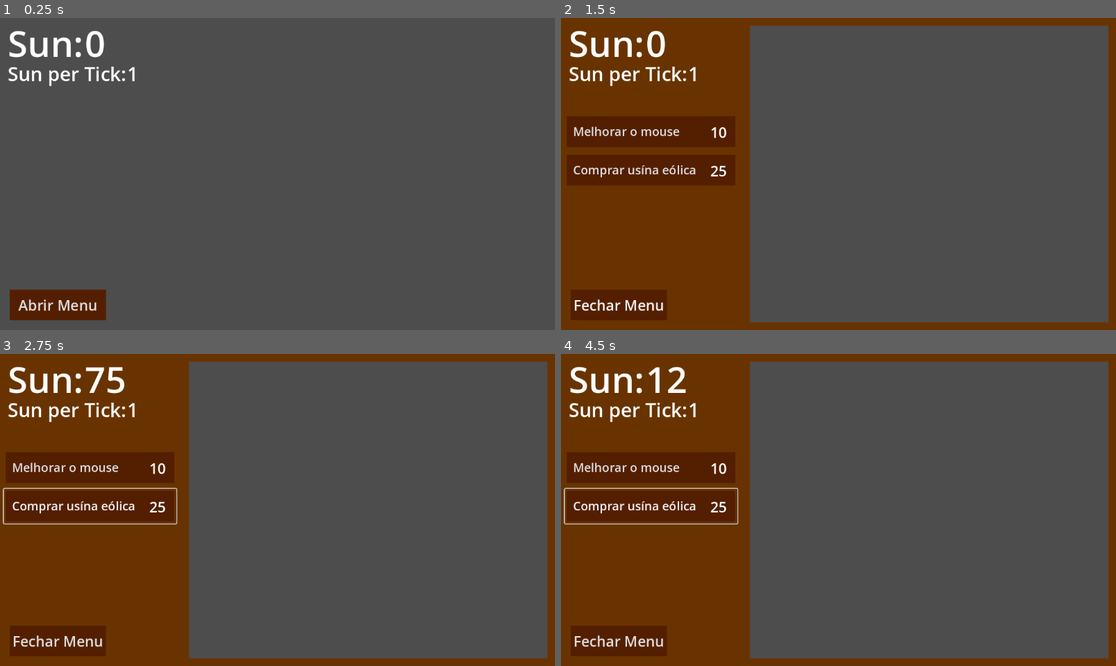
Above: before the commit, frames 1-4 (two rows, left to right).
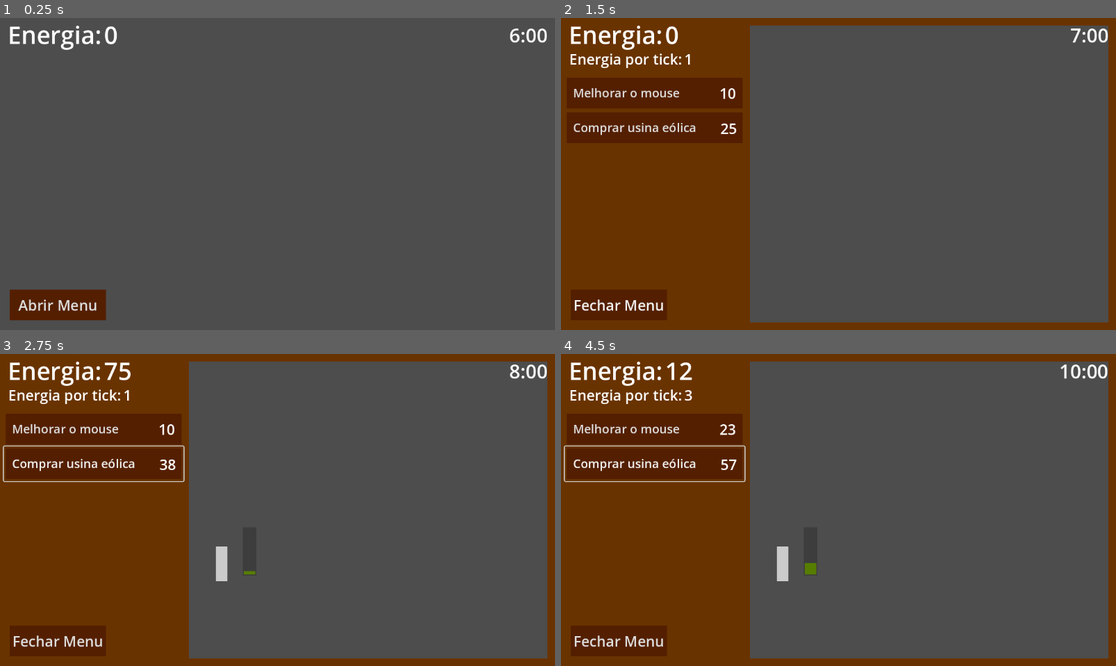
Above: after the commit, the same moments.

Repository: c-sandro/projetoAlvorada
Game: Godot game, scene res://Main.tscn
Two runs of this game, one before a commit and one after it. Both use one fixed random seed, a clock stepped at 60 frames per second and the inputs below.
Inputs (mouse positions are in pixels of both pictures, inside the frame that each line leads up to):
- Up to frame 1 (0.25 s): no input
- Up to frame 2 (1.5 s): tap Enter at 0.5 s; move the mouse to (932, 233) at 0.52 s; click "Abrir Menu" at 1.25 s
- Up to frame 3 (2.75 s): click "Comprar usína eólica" (after the commit: "Comprar usina eólica") at 2 s
- Up to frame 4 (4.5 s): click "Melhorar o mouse" at 2.75 s; click "Melhorar o mouse" at 3.5 s; click "Comprar usína eólica" (after the commit: "Comprar usina eólica") at 4.25 s

The runs differ from the first frame. In frame 1, 1.4% of the frame differs, in the area x 1-99%, y 2-22%; in frame 2, 2.9%; in frame 3, 4.0%; in frame 4, 4.1%, in the area x 0-99%, y 2-73%.
Error before the commit: Invalid assignment of property or key 'text' with value of type 'String' on a base object of type 'null instance'. (res://scripts/HUD.gd:19)

Commit message:
implementação das construções na tela ciclo de dia e noite barras de representação de tempo

Diff:
--- a/godot/Building.tscn
+++ /dev/null
@@ -1,6 +0,0 @@
-[gd_scene load_steps=2 format=3 uid="uid://bymkq2y7t28ek"]
-
-[ext_resource type="Script" path="res://scripts/Building.gd" id="1_83ra7"]
-
-[node name="TickTimer" type="Timer"]
-script = ExtResource("1_83ra7")
--- /dev/null
+++ b/godot/BuildingsManager.tscn
@@ -0,0 +1,28 @@
+[gd_scene load_steps=4 format=3 uid="uid://bwbar086b16s3"]
+
+[ext_resource type="Script" path="res://scripts/BuildingsManager.gd" id="1_xvyfi"]
+[ext_resource type="Script" path="res://classes/Building.gd" id="2_cp4ie"]
+[ext_resource type="PackedScene" uid="uid://drnybysl67mw5" path="res://classes/ScreenBuilding.tscn" id="2_exgfd"]
+
+[node name="BuildingsManager" type="Control"]
+layout_mode = 3
+anchors_preset = 0
+offset_right = 1152.0
+offset_bottom = 648.0
+mouse_filter = 2
+script = ExtResource("1_xvyfi")
+
+[node name="WindPower" type="Node" parent="."]
+
+[node name="WindPowerPlant" parent="WindPower" node_paths=PackedStringArray("buildingTimer") instance=ExtResource("2_exgfd")]
+offset_left = 448.0
+offset_top = 400.0
+offset_right = -680.0
+offset_bottom = -176.0
+color = Color(0.796078, 0.796078, 0.796078, 1)
+buildingTimer = NodePath("../WindPowerTimer")
+
+[node name="WindPowerTimer" type="Timer" parent="WindPower"]
+script = ExtResource("2_cp4ie")
+
+[connection signal="timeout" from="WindPower/WindPowerTimer" to="." method="_on_wind_power_timer_timeout"]
--- a/godot/HUD.tscn
+++ b/godot/HUD.tscn
@@ -6,106 +6,137 @@
 offsets = PackedFloat32Array(0.470968)
 colors = PackedColorArray(0.333333, 0.12549, 0, 1)
 
-[sub_resource type="GradientTexture2D" id="GradientTexture2D_3k8q2"]
+[sub_resource type="GradientTexture2D" id="GradientTexture2D_pw30r"]
 gradient = SubResource("Gradient_qoo1j")
 width = 200
 
-[node name="HUD" type="CanvasLayer"]
+[node name="HUD" type="Control"]
+layout_mode = 3
+anchors_preset = 15
+anchor_right = 1.0
+anchor_bottom = 1.0
+grow_horizontal = 2
+grow_vertical = 2
 script = ExtResource("1_iqnn1")
 
 [node name="Menu" type="Control" parent="."]
 visible = false
-layout_mode = 3
-anchors_preset = 0
-offset_right = 40.0
-offset_bottom = 40.0
+layout_mode = 1
+anchors_preset = 15
+anchor_right = 1.0
+anchor_bottom = 1.0
+grow_horizontal = 2
+grow_vertical = 2
 
 [node name="Frame" type="Control" parent="Menu"]
-anchors_preset = 0
-offset_right = 40.0
-offset_bottom = 40.0
+layout_mode = 1
+anchors_preset = 15
+anchor_right = 1.0
+anchor_bottom = 1.0
+grow_horizontal = 2
+grow_vertical = 2
 
 [node name="RightRect" type="ColorRect" parent="Menu/Frame"]
-layout_mode = 0
-offset_left = 1136.0
-offset_top = 16.0
-offset_right = 1152.0
-offset_bottom = 632.0
+layout_mode = 1
+anchors_preset = 11
+anchor_left = 1.0
+anchor_right = 1.0
+anchor_bottom = 1.0
+offset_left = -16.0
+grow_horizontal = 0
+grow_vertical = 2
 color = Color(0.411765, 0.2, 0, 1)
 
 [node name="UpRect" type="ColorRect" parent="Menu/Frame"]
-layout_mode = 0
-offset_left = 376.0
-offset_right = 1152.0
+layout_mode = 1
+anchors_preset = 10
+anchor_right = 1.0
 offset_bottom = 16.0
+grow_horizontal = 2
 color = Color(0.411765, 0.2, 0, 1)
 
 [node name="DownRect" type="ColorRect" parent="Menu/Frame"]
-layout_mode = 0
-offset_left = 376.0
-offset_top = 632.0
-offset_right = 1152.0
-offset_bottom = 648.0
+layout_mode = 1
+anchors_preset = 12
+anchor_top = 1.0
+anchor_right = 1.0
+anchor_bottom = 1.0
+offset_top = -16.0
+grow_horizontal = 2
+grow_vertical = 0
 color = Color(0.411765, 0.2, 0, 1)
 
 [node name="LeftRect" type="ColorRect" parent="Menu/Frame"]
-layout_mode = 0
+layout_mode = 1
+anchors_preset = 9
+anchor_bottom = 1.0
 offset_right = 392.0
-offset_bottom = 648.0
+grow_vertical = 2
 color = Color(0.411765, 0.2, 0, 1)
 
 [node name="CloseMenu" type="Button" parent="Menu"]
-layout_mode = 0
+layout_mode = 1
+anchors_preset = 2
+anchor_top = 1.0
+anchor_bottom = 1.0
 offset_left = 16.0
-offset_top = 560.0
+offset_top = -88.0
 offset_right = 224.0
-offset_bottom = 632.0
+offset_bottom = -16.0
+grow_vertical = 0
 theme_override_font_sizes/font_size = 30
 text = "Fechar Menu"
-icon = SubResource("GradientTexture2D_3k8q2")
+icon = SubResource("GradientTexture2D_pw30r")
 flat = true
 clip_text = true
 icon_alignment = 1
 
+[node name="SunPerTick" type="Label" parent="Menu"]
+layout_mode = 0
+offset_left = 256.0
+offset_top = 64.0
+offset_right = 273.0
+offset_bottom = 109.0
+theme_override_font_sizes/font_size = 30
+text = "1"
+
+[node name="Text" type="Label" parent="Menu/SunPerTick"]
+layout_mode = 0
+offset_left = -239.0
+offset_right = -5.0
+offset_bottom = 45.0
+theme_override_font_sizes/font_size = 30
+text = "Energia por tick:"
+
 [node name="SunCount" type="Label" parent="."]
-offset_left = 176.0
-offset_right = 219.0
-offset_bottom = 106.0
-theme_override_font_sizes/font_size = 75
+layout_mode = 0
+offset_left = 216.0
+offset_right = 245.0
+offset_bottom = 72.0
+theme_override_font_sizes/font_size = 50
 text = "0"
 
 [node name="Text" type="Label" parent="SunCount"]
 layout_mode = 0
-offset_left = -160.0
-offset_right = -2.0
-offset_bottom = 106.0
-theme_override_font_sizes/font_size = 75
-text = "Sun:"
-
-[node name="SunPerTick" type="Label" parent="."]
-offset_left = 264.0
-offset_top = 88.0
-offset_right = 288.0
-offset_bottom = 146.0
-theme_override_font_sizes/font_size = 40
-text = "1"
-
-[node name="Text" type="Label" parent="SunPerTick"]
-layout_mode = 0
-offset_left = -248.0
-offset_right = -3.0
-offset_bottom = 58.0
-theme_override_font_sizes/font_size = 40
-text = "Sun per Tick:"
+offset_left = -200.0
+offset_right = -4.0
+offset_bottom = 72.0
+theme_override_font_sizes/font_size = 50
+text = "Energia:"
 
 [node name="OpenMenu" type="Button" parent="."]
+layout_mode = 1
+anchors_preset = 2
+anchor_top = 1.0
+anchor_bottom = 1.0
 offset_left = 16.0
-offset_top = 560.0
+offset_top = -88.0
 offset_right = 224.0
-offset_bottom = 632.0
+offset_bottom = -16.0
+grow_vertical = 0
 theme_override_font_sizes/font_size = 30
 text = "Abrir Menu"
-icon = SubResource("GradientTexture2D_3k8q2")
+icon = SubResource("GradientTexture2D_pw30r")
 flat = true
 clip_text = true
 icon_alignment = 1
--- a/godot/Main.tscn
+++ b/godot/Main.tscn
@@ -1,9 +1,10 @@
-[gd_scene load_steps=12 format=3 uid="uid://bcavmedvv7ixd"]
+[gd_scene load_steps=9 format=3 uid="uid://bcavmedvv7ixd"]
 
 [ext_resource type="PackedScene" uid="uid://c8augt8na75pj" path="res://Sun.tscn" id="1_3evlm"]
-[ext_resource type="PackedScene" uid="uid://bikyg3dc6rmqf" path="res://HUD.tscn" id="1_akrkt"]
+[ext_resource type="PackedScene" uid="uid://c65tpy6cg0s5n" path="res://HUD.tscn" id="1_akrkt"]
 [ext_resource type="Script" path="res://scripts/MouseBar.gd" id="2_7purf"]
-[ext_resource type="PackedScene" uid="uid://dcspjthu713gd" path="res://SunEnergyManager.tscn" id="2_y7a5h"]
+[ext_resource type="PackedScene" uid="uid://bwbar086b16s3" path="res://BuildingsManager.tscn" id="3_1oy0q"]
+[ext_resource type="Script" path="res://scripts/SunEnergyManager.gd" id="5_khmhj"]
 
 [sub_resource type="CanvasItemMaterial" id="CanvasItemMaterial_0hwuq"]
 
@@ -13,41 +14,41 @@
 
 [sub_resource type="GradientTexture2D" id="GradientTexture2D_8p3oh"]
 gradient = SubResource("Gradient_etd4f")
-width = 350
-
-[sub_resource type="Gradient" id="Gradient_x811r"]
-offsets = PackedFloat32Array(1)
-colors = PackedColorArray(0.237539, 0.237539, 0.237539, 1)
-
-[sub_resource type="GradientTexture1D" id="GradientTexture1D_eqx6h"]
-gradient = SubResource("Gradient_x811r")
-
-[sub_resource type="Gradient" id="Gradient_s6sfx"]
-offsets = PackedFloat32Array(1)
-colors = PackedColorArray(0.341682, 0.491509, 0, 1)
-
-[sub_resource type="GradientTexture1D" id="GradientTexture1D_tjjaf"]
-gradient = SubResource("Gradient_s6sfx")
+width = 365
 
 [node name="Main" type="Node2D"]
 material = SubResource("CanvasItemMaterial_0hwuq")
-position = Vector2(10, 10)
 
 [node name="HUD" parent="." instance=ExtResource("1_akrkt")]
+anchors_preset = 0
+anchor_right = 0.0
+anchor_bottom = 0.0
+offset_right = 1152.0
+offset_bottom = 648.0
+grow_horizontal = 1
+grow_vertical = 1
 
 [node name="Buttons" type="Control" parent="HUD"]
 visible = false
-layout_mode = 3
-anchors_preset = 0
-offset_right = 40.0
-offset_bottom = 40.0
+layout_mode = 1
+anchors_preset = 15
+anchor_right = 1.0
+anchor_bottom = 1.0
+offset_right = -1152.0
+offset_bottom = -648.0
+grow_horizontal = 2
+grow_vertical = 2
 
 [node name="MouseUpgrade" type="Button" parent="HUD/Buttons"]
-layout_mode = 0
+layout_mode = 1
+anchors_preset = 4
+anchor_top = 0.5
+anchor_bottom = 0.5
 offset_left = 8.0
-offset_top = 200.0
-offset_right = 366.0
-offset_bottom = 272.0
+offset_top = 120.0
+offset_right = 381.0
+offset_bottom = 192.0
+grow_vertical = 2
 theme_override_font_sizes/font_size = 25
 text = "  Melhorar o mouse"
 icon = SubResource("GradientTexture2D_8p3oh")
@@ -57,22 +58,26 @@
 
 [node name="Price" type="Label" parent="HUD/Buttons/MouseUpgrade"]
 layout_mode = 0
-offset_left = 248.0
-offset_top = 16.0
-offset_right = 336.0
-offset_bottom = 61.0
+offset_left = 321.0
+offset_top = 15.0
+offset_right = 355.0
+offset_bottom = 60.0
 theme_override_font_sizes/font_size = 30
 text = "10"
 horizontal_alignment = 2
 
 [node name="WindPowerBuy" type="Button" parent="HUD/Buttons"]
-layout_mode = 0
+layout_mode = 1
+anchors_preset = 4
+anchor_top = 0.5
+anchor_bottom = 0.5
 offset_left = 8.0
-offset_top = 280.0
-offset_right = 366.0
-offset_bottom = 352.0
+offset_top = 192.0
+offset_right = 381.0
+offset_bottom = 264.0
+grow_vertical = 2
 theme_override_font_sizes/font_size = 25
-text = "  Comprar usína eólica"
+text = "  Comprar usina eólica"
 icon = SubResource("GradientTexture2D_8p3oh")
 flat = true
 alignment = 0
@@ -80,49 +85,72 @@
 
 [node name="Price" type="Label" parent="HUD/Buttons/WindPowerBuy"]
 layout_mode = 0
-offset_left = 248.0
+offset_left = 323.0
 offset_top = 16.0
-offset_right = 336.0
+offset_right = 357.0
 offset_bottom = 61.0
 theme_override_font_sizes/font_size = 30
 text = "25"
 horizontal_alignment = 2
 
 [node name="MouseBar" type="Control" parent="HUD"]
-visible = false
 layout_mode = 3
 anchors_preset = 0
-offset_left = 656.0
-offset_top = 440.0
-offset_right = 696.0
-offset_bottom = 480.0
+offset_left = -86.5126
+offset_top = 169.105
+offset_right = -46.5126
+offset_bottom = 209.105
+mouse_filter = 2
 script = ExtResource("2_7purf")
 
-[node name="Background" type="NinePatchRect" parent="HUD/MouseBar"]
+[node name="Background" type="ColorRect" parent="HUD/MouseBar"]
 layout_mode = 0
 offset_left = -2.0
 offset_top = -2.0
 offset_right = 26.0
 offset_bottom = 98.0
-texture = SubResource("GradientTexture1D_eqx6h")
+mouse_filter = 2
+color = Color(0.239216, 0.239216, 0.239216, 1)
 
-[node name="HowFull" type="NinePatchRect" parent="HUD/MouseBar"]
+[node name="HowFull" type="ColorRect" parent="HUD/MouseBar"]
 layout_mode = 0
 offset_right = 24.0
 offset_bottom = 96.0
-texture = SubResource("GradientTexture1D_tjjaf")
+rotation = 3.14159
+pivot_offset = Vector2(12, 48)
+mouse_filter = 2
+color = Color(0.341176, 0.490196, 0, 1)
 
-[node name="SunEnergyManager" parent="." instance=ExtResource("2_y7a5h")]
-sunTotal = 100
+[node name="Time" type="Label" parent="HUD"]
+layout_mode = 0
+offset_left = 1024.0
+offset_top = 8.0
+offset_right = 1136.0
+offset_bottom = 66.0
+theme_override_font_sizes/font_size = 40
+text = "6:00"
+horizontal_alignment = 2
+
+[node name="BuildingsManager" parent="." instance=ExtResource("3_1oy0q")]
 
 [node name="Sun" parent="." instance=ExtResource("1_3evlm")]
 position = Vector2(731, 400)
 
+[node name="SunEnergyManager" type="Node" parent="."]
+script = ExtResource("5_khmhj")
+sunTotal = 100
+
+[node name="SunTimer" type="Timer" parent="SunEnergyManager"]
+
 [connection signal="button_down" from="HUD/Buttons/MouseUpgrade" to="SunEnergyManager" method="_on_mouse_upgrade_button_down"]
-[connection signal="button_down" from="HUD/Buttons/WindPowerBuy" to="SunEnergyManager" method="_on_wind_power_buy_button_down"]
+[connection signal="button_down" from="HUD/Buttons/WindPowerBuy" to="BuildingsManager" method="_on_wind_power_buy_button_down"]
+[connection signal="buildingTick" from="BuildingsManager" to="SunEnergyManager" method="_on_buildings_manager_building_tick"]
+[connection signal="mouse_entered" from="Sun" to="HUD/MouseBar" method="_on_sun_mouse_entered"]
+[connection signal="mouse_entered" from="Sun" to="SunEnergyManager" method="_on_sun_mouse_entered"]
+[connection signal="mouse_exited" from="Sun" to="HUD/MouseBar" method="_on_sun_mouse_exited"]
+[connection signal="mouse_exited" from="Sun" to="SunEnergyManager" method="_on_sun_mouse_exited"]
+[connection signal="timeElapsed" from="Sun" to="HUD" method="_on_sun_time_elapsed"]
 [connection signal="buildingBought" from="SunEnergyManager" to="HUD" method="_on_sun_energy_manager_building_bought"]
 [connection signal="mouseBought" from="SunEnergyManager" to="HUD" method="_on_sun_energy_manager_mouse_bought"]
 [connection signal="sunTick" from="SunEnergyManager" to="HUD" method="_on_sun_energy_manager_sun_tick"]
-[connection signal="sunTime" from="SunEnergyManager" to="HUD/MouseBar" method="_on_sun_energy_manager_sun_time"]
-[connection signal="mouse_entered" from="Sun" to="HUD/MouseBar" method="_on_sun_mouse_entered"]
-[connection signal="mouse_exited" from="Sun" to="HUD/MouseBar" method="_on_sun_mouse_exited"]
+[connection signal="timeout" from="SunEnergyManager/SunTimer" to="SunEnergyManager" method="_on_sun_timer_timeout"]
--- a/godot/SunEnergyManager.tscn
+++ /dev/null
@@ -1,14 +0,0 @@
-[gd_scene load_steps=3 format=3 uid="uid://dcspjthu713gd"]
-
-[ext_resource type="Script" path="res://scripts/SunEnergyManager.gd" id="1_jyu1x"]
-[ext_resource type="PackedScene" uid="uid://bymkq2y7t28ek" path="res://Building.tscn" id="2_701bd"]
-
-[node name="SunEnergyManager" type="Node"]
-script = ExtResource("1_jyu1x")
-
-[node name="SunTimer" type="Timer" parent="."]
-
-[node name="WindPowerTimer" parent="." instance=ExtResource("2_701bd")]
-
-[connection signal="timeout" from="SunTimer" to="." method="_on_sun_timer_timeout"]
-[connection signal="timeout" from="WindPowerTimer" to="." method="_on_wind_power_timer_timeout"]
--- a/godot/scripts/Building.gd
+++ b/godot/classes/Building.gd
@@ -3,12 +3,8 @@
 var cost: int = 0
 var quantity: int = 0
 var sunGained: int = 0
-var sunPerSecond: float = 0
 
 func startBuilding(newCost, newSunGained, newTickTime):
 	cost = newCost
 	sunGained = newSunGained
 	self.wait_time = newTickTime
-
-func defineSunPerSecond():
-	sunPerSecond = quantity/self.wait_time
--- /dev/null
+++ b/godot/classes/ScreenBuilding.gd
@@ -0,0 +1,25 @@
+extends ColorRect
+
+@export var buildingTimer: Timer
+
+func startBuilding():
+	$ProgressBar.visible = true
+
+func updateBuilding(newGain, newTime, newQuantity):
+	$InfoWindow/Text/GainPerTick.text = str(newGain)
+	$InfoWindow/Text/TickTime.text = str(newTime)
+	$InfoWindow/Text/Quantity.text = str(newQuantity)
+
+func _process(_delta):
+
+	var timeLeft: float = buildingTimer.get_time_left()
+	var totalTime: float = buildingTimer.get_wait_time()
+
+	$ProgressBar/HowFull.set_size(Vector2(24, 96 * ((totalTime - timeLeft) / totalTime)))
+
+
+func _on_mouse_entered():
+	$InfoWindow.visible = true
+
+func _on_mouse_exited():
+	$InfoWindow.visible = false
--- /dev/null
+++ b/godot/classes/ScreenBuilding.tscn
@@ -0,0 +1,101 @@
+[gd_scene load_steps=2 format=3 uid="uid://drnybysl67mw5"]
+
+[ext_resource type="Script" path="res://classes/ScreenBuilding.gd" id="1_y1gxy"]
+
+[node name="PowerPlant" type="ColorRect"]
+visible = false
+anchors_preset = 15
+anchor_right = 1.0
+anchor_bottom = 1.0
+offset_right = -1152.0
+offset_bottom = -648.0
+grow_horizontal = 2
+grow_vertical = 2
+script = ExtResource("1_y1gxy")
+
+[node name="ProgressBar" type="Control" parent="."]
+visible = false
+layout_mode = 3
+anchors_preset = 0
+offset_right = 40.0
+offset_bottom = 40.0
+mouse_filter = 2
+
+[node name="Background" type="ColorRect" parent="ProgressBar"]
+layout_mode = 1
+anchors_preset = -1
+anchor_left = -9.637
+anchor_top = -14.628
+anchor_right = 19.163
+anchor_bottom = 1.572
+offset_left = 441.48
+offset_top = 545.12
+offset_right = -682.52
+offset_bottom = -2.88
+mouse_filter = 2
+color = Color(0.239216, 0.239216, 0.239216, 1)
+
+[node name="HowFull" type="ColorRect" parent="ProgressBar"]
+layout_mode = 0
+offset_left = 58.0
+offset_top = -38.0
+offset_right = 82.0
+offset_bottom = 58.0
+rotation = 3.14159
+pivot_offset = Vector2(12, 48)
+mouse_filter = 2
+color = Color(0.341176, 0.490196, 0, 1)
+
+[node name="InfoWindow" type="Control" parent="."]
+visible = false
+anchors_preset = 0
+offset_right = 40.0
+offset_bottom = 40.0
+mouse_filter = 2
+
+[node name="ColorRect" type="ColorRect" parent="InfoWindow"]
+layout_mode = 0
+offset_left = -176.0
+offset_top = -24.0
+offset_right = -24.0
+offset_bottom = 51.0
+mouse_filter = 2
+color = Color(0.411765, 0.2, 0, 1)
+
+[node name="Text" type="Label" parent="InfoWindow"]
+layout_mode = 0
+offset_left = -172.0
+offset_top = -24.0
+offset_right = -57.0
+offset_bottom = 51.0
+theme_override_font_sizes/font_size = 15
+text = "Ganho por tick:
+Tempo de tick:
+Quantidade: "
+
+[node name="GainPerTick" type="Label" parent="InfoWindow/Text"]
+offset_left = 116.0
+offset_right = 125.0
+offset_bottom = 25.0
+theme_override_font_sizes/font_size = 15
+text = "0"
+
+[node name="TickTime" type="Label" parent="InfoWindow/Text"]
+offset_left = 111.0
+offset_top = 25.0
+offset_right = 120.0
+offset_bottom = 50.0
+theme_override_font_sizes/font_size = 15
+text = "0
+"
+
+[node name="Quantity" type="Label" parent="InfoWindow/Text"]
+offset_left = 95.0
+offset_top = 50.0
+offset_right = 104.0
+offset_bottom = 75.0
+theme_override_font_sizes/font_size = 15
+text = "0"
+
+[connection signal="mouse_entered" from="." to="." method="_on_mouse_entered"]
+[connection signal="mouse_exited" from="." to="." method="_on_mouse_exited"]
--- /dev/null
+++ b/godot/scripts/BuildingsManager.gd
@@ -0,0 +1,40 @@
+extends Control
+
+var buildings: Array = [Timer]
+var sunEnergyManager
+
+signal buildingTick
+
+func _ready():
+
+	sunEnergyManager = get_node("../SunEnergyManager")
+	buildings[0] = $WindPower/WindPowerTimer
+	buildings[0].startBuilding(25,1,10)
+
+func completeBuildingTimer(value):
+	buildingTick.emit(value)
+
+#funções da usina eólica
+func _on_wind_power_buy_button_down():
+	if(sunEnergyManager.sunTotal < buildings[0].cost):
+		return
+
+	sunEnergyManager.sunTotal -= buildings[0].cost
+	buildings[0].quantity += 1
+	buildings[0].cost = roundi(buildings[0].cost * 1.5)
+
+	sunEnergyManager.changeSunCountHUD()
+
+	sunEnergyManager.changeBuildingPriceHUD(0, buildings[0].cost)
+
+	if(buildings[0].quantity == 1):
+		buildings[0].start()
+		$WindPower/WindPowerPlant.visible = true
+		$WindPower/WindPowerPlant.startBuilding()
+
+	$WindPower/WindPowerPlant.updateBuilding(buildings[0].sunGained,
+								$WindPower/WindPowerTimer.wait_time,
+											  buildings[0].quantity)
+
+func _on_wind_power_timer_timeout():
+	completeBuildingTimer(buildings[0].sunGained * buildings[0].quantity)
--- a/godot/scripts/HUD.gd
+++ b/godot/scripts/HUD.gd
@@ -1,4 +1,4 @@
-extends CanvasLayer
+extends Control
 
 #funções de abrir e fechar o menu
 func _on_open_menu_button_down():
@@ -16,10 +16,12 @@
 	$SunCount.text = str(newSunAmount)
 
 func _on_sun_energy_manager_mouse_bought(newPrice, newSPT):
-	$Menu/MouseUpgrade/Price.text = str(newPrice)
-	$SunPerTick.text = str(newSPT)
+	$Buttons/MouseUpgrade/Price.text = str(newPrice)
+	$Menu/SunPerTick.text = str(newSPT)
 
-func _on_sun_energy_manager_building_bought(upgrade, newPrice, newSPS):
-	if(upgrade == 0):
-		$Menu/BuildingBuy/Price.text = str(newPrice)
-	$SunPerSecond.text = str(newSPS)
+func _on_sun_energy_manager_building_bought(building, newPrice):
+	if(building == 0):
+		$Buttons/WindPowerBuy/Price.text = str(newPrice)
+
+func _on_sun_time_elapsed(dayTime):
+	$Time.text = str(dayTime) + ":00"
--- a/godot/scripts/MouseBar.gd
+++ b/godot/scripts/MouseBar.gd
@@ -1,14 +1,21 @@
 extends Control
 
 var isMouseInSun: bool = false
+var sunTimer
 
-func _process(delta):
+func _ready():
+	sunTimer = get_node("../../SunEnergyManager/SunTimer")
+
+func _process(_delta):
 
 	if(!isMouseInSun):
 		return
 
+	var timeLeft: float = sunTimer.get_time_left()
+	var totalTime: float = sunTimer.get_wait_time()
+
 	set_position(Vector2(get_global_mouse_position().x - 40, get_global_mouse_position().y))
-
+	$HowFull.set_size(Vector2(24, 96 * ((totalTime - timeLeft) / totalTime)))
 
 
 func _on_sun_mouse_entered():
@@ -18,6 +25,3 @@
 func _on_sun_mouse_exited():
 	self.visible = false
 	isMouseInSun = false
-
-func _on_sun_energy_manager_sun_time(totalTime, time):
-	$HowFull.set_size(Vector2($HowFull.size.x, $HowFull.size.y * (time / totalTime)))
--- a/godot/scripts/Sun.gd
+++ b/godot/scripts/Sun.gd
@@ -2,6 +2,9 @@
 
 @export var sunSpeed: int = 100
 var screenSize = Vector2.ZERO
+var dayTime: int = 6
+
+signal timeElapsed
 
 func _ready():
 	#deixa o sol "clicavel"
@@ -14,7 +17,7 @@
 
 	screenSize = get_viewport_rect().size
 
-func _process(delta):
+func _process(_delta):
 
 	#método pra fazer o sol quicar nas bordas
 	if(position.x >= screenSize.x || position.x <= 0):
@@ -24,3 +27,15 @@
 
 	#função pro sol mover
 	move_and_slide()
+
+
+func _on_day_cycle_timeout():
+	dayTime += 1
+	if(dayTime == 18):
+		self.visible = false
+	elif(dayTime == 24):
+		dayTime = 0
+	elif(dayTime == 6):
+		self.visible = true
+
+	timeElapsed.emit(dayTime)
--- a/godot/scripts/SunEnergyManager.gd
+++ b/godot/scripts/SunEnergyManager.gd
@@ -4,21 +4,9 @@
 var sunGainedPerTick: int = 1
 var mouseCost: int = 10
 
-var buildings: Array = [Timer]
-
 signal sunTick
-signal sunTime
 signal mouseBought
 signal buildingBought
-
-func _ready():
-
-	buildings[0] = $WindPowerTimer
-	buildings[0].startBuilding(25,1,10)
-
-
-func _process(_delta):
-	sunTime.emit($SunTimer.wait_time, $SunTimer.wait_time - $SunTimer.time_left)
 
 func completeSunTick():
 	sunTotal += sunGainedPerTick
@@ -52,27 +40,10 @@
 	changeSunCountHUD()
 	changeMousePriceHUD()
 
-func _on_wind_power_buy_button_down():
-	if(sunTotal < buildings[0].cost):
-		return
-
-	sunTotal -= buildings[0].cost
-	buildings[0].quantity += 1
-	buildings[0].cost = roundi(buildings[0].cost * 1.5)
-
-	changeSunCountHUD()
-
-	buildings[0].defineSunPerSecond()
-
-	changeBuildingPriceHUD(0, buildings[0].cost)
-
-	if(buildings[0].quantity == 1):
-		buildings[0].start()
-
 #funções de timer
 func _on_sun_timer_timeout():
 	completeSunTick()
 
-func _on_wind_power_timer_timeout():
-	sunTotal += buildings[0].quantity
+func _on_buildings_manager_building_tick(value):
+	sunTotal += value
 	changeSunCountHUD()
--- a/godot/sun.tscn
+++ b/godot/sun.tscn
@@ -13,3 +13,8 @@
 rotation = 1.5708
 shape = SubResource("CapsuleShape2D_cq0rq")
 debug_color = Color(0.709804, 0.486275, 0, 0.419608)
+
+[node name="DayCycle" type="Timer" parent="."]
+autostart = true
+
+[connection signal="timeout" from="DayCycle" to="." method="_on_day_cycle_timeout"]
Not shown: 1 places in godot/HUD.tscn that only renumber resources
